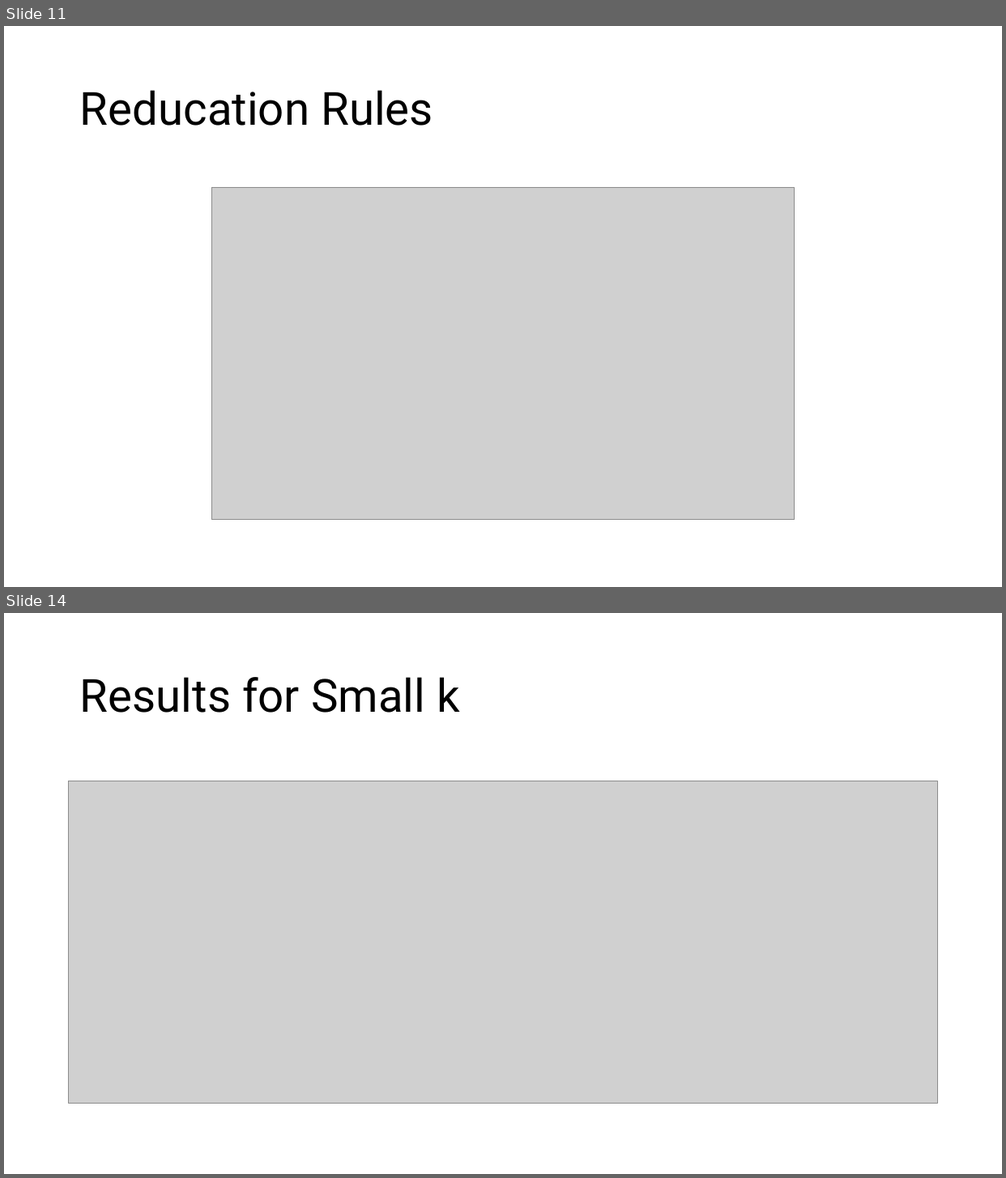
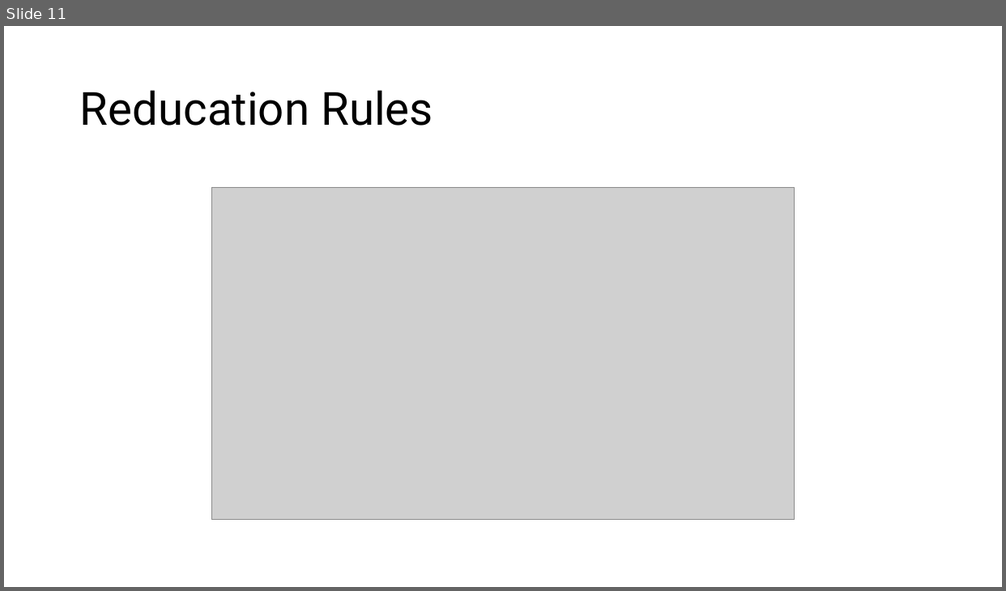
Before and after one commit to akhlaqueak/MaxKPlex, a slide deck: kPEX/kPEX_extension.pptx. Shown one above the other, each under a label of ours: slides 11 and 14 before the commit, slide 11 after it; the slides between them are not shown. The pictures are 1006x1178 and 1006x591 pixels, drawn with LibreOffice and Linux fonts; fonts in the diff are those of the drawing; grey boxes stand for pictures. Boxes give left, top, right and bottom in pixels: in the first picture for what was removed or moved away, otherwise in the second. Text is boxed around its words. In the diff, an @@ line names an element or a change of style, - is before the commit and + after.

```diff
--- a/kPEX/kPEX_extension.pptx
+++ b/kPEX/kPEX_extension.pptx
@@ slide 14 removed at <box>4,613,1002,1174</box>, background #FFFFFF @@
@@ title removed at <box>80,677,460,713</box> @@
-Results for Small k
@@ picture removed at <box>68,781,937,1104</box> @@
```
Also in this commit, not shown: 1 slide changed, 5 slides added, 2 other slides removed, 3 other files.
